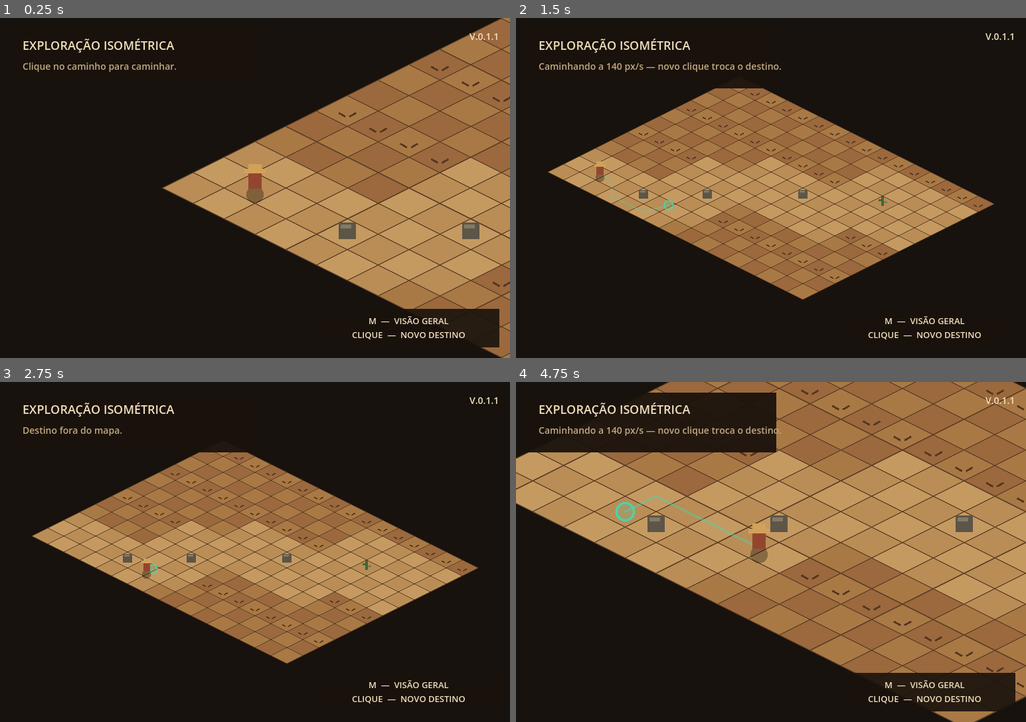
Above: before the commit, frames 1-4 (two rows, left to right).
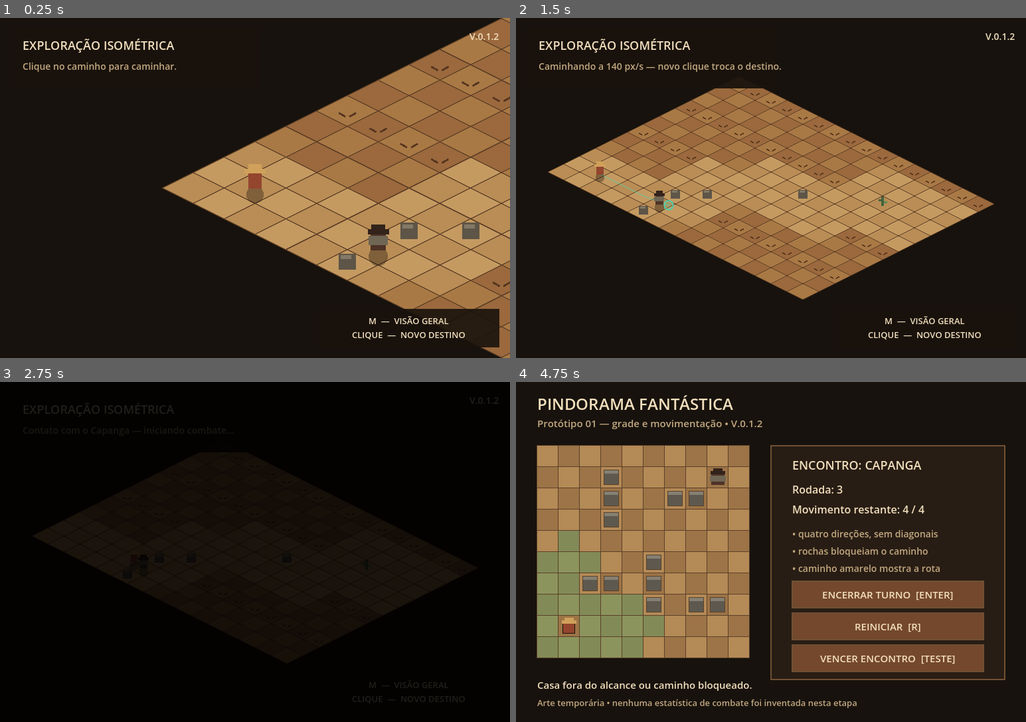
Above: after the commit, the same moments.

Repository: Miyzuu/Masmorras-Monstros-Mandigas
Game: Godot game, scene res://scenes/exploration.tscn
Two runs of this game, one before a commit and one after it. Both use one fixed random seed, a clock stepped at 60 frames per second and the inputs below.
Inputs (mouse positions are in pixels of both pictures, inside the frame that each line leads up to):
- Up to frame 1 (0.25 s): no input
- Up to frame 2 (1.5 s): tap Enter at 0.5, 1.35 s; move the mouse to (883, 171) at 0.52 s; tap M at 0.6 s; click (883, 171) at 0.67 s; tap Space at 1.25 s; move the mouse to (669, 205) at 1.27 s; click (669, 205) at 1.42 s
- Up to frame 3 (2.75 s): move the mouse to (306, 477) at 2.02 s; tap Keypad Enter at 2.1 s; click (306, 477) at 2.17 s
- Up to frame 4 (4.75 s): move the mouse to (745, 620) at 2.77 s; tap R at 2.85 s; click (745, 620) at 2.92 s; move the mouse to (924, 603) at 3.52 s; tap M at 3.6 s; click (924, 603) at 3.67 s; move the mouse to (618, 501) at 4.27 s; tap Enter at 4.35 s; click (618, 501) at 4.42 s

The runs differ from the first frame. In frame 1, 0.9% of the frame differs, in the area x 66-98%, y 4-75%; in frame 2, 0.3%; in frame 3, 29%; in frame 4, 69%, in the area x 0-100%, y 0-100%.

Commit message:
V.0.1.2 — Primeiro encontro e transição para combate
Adiciona o Capanga parado no caminho e inicia o encontro por contato físico com transição de 0,5 segundo.

Inclui vitória simulada, retorno à mesma posição, remoção do inimigo derrotado, persistência entre cenas e testes automatizados do fluxo.

Diff:
--- a/project.godot
+++ b/project.godot
@@ -11,9 +11,13 @@
 [application]
 
 config/name="Pindorama Fantástica — Protótipo"
-config/version="V.0.1.1"
+config/version="V.0.1.2"
 run/main_scene="res://scenes/exploration.tscn"
 config/features=PackedStringArray("4.7")
+
+[autoload]
+
+GameState="*res://scripts/game_state.gd"
 
 [display]
 
--- a/scenes/exploration.tscn
+++ b/scenes/exploration.tscn
@@ -67,3 +67,13 @@
 text = "M  —  VISÃO GERAL\nCLIQUE  —  NOVO DESTINO"
 horizontal_alignment = 1
 vertical_alignment = 1
+
+[node name="FadeLayer" type="CanvasLayer" parent="."]
+layer = 100
+
+[node name="Fade" type="ColorRect" parent="FadeLayer"]
+offset_right = 768.0
+offset_bottom = 512.0
+mouse_filter = 2
+color = Color(0, 0, 0, 1)
+modulate = Color(1, 1, 1, 0)
--- a/scenes/main.tscn
+++ b/scenes/main.tscn
@@ -4,3 +4,12 @@
 
 [node name="Main" type="Node2D"]
 script = ExtResource("1_main")
+
+[node name="FadeLayer" type="CanvasLayer" parent="."]
+layer = 100
+
+[node name="Fade" type="ColorRect" parent="FadeLayer"]
+offset_right = 768.0
+offset_bottom = 512.0
+mouse_filter = 2
+color = Color(0, 0, 0, 1)
--- a/scripts/exploration.gd
+++ b/scripts/exploration.gd
@@ -7,6 +7,9 @@
 const CLOSE_ZOOM := Vector2(1.45, 1.45)
 const CAMERA_FOLLOW_SPEED := 8.0
 const CAMERA_TRANSITION_TIME := 0.28
+const FADE_DURATION := 0.5
+const CONTACT_DISTANCE := 23.0
+const COMBAT_SCENE := "res://scenes/main.tscn"
 
 const COLOR_VOID := Color("17120d")
 const COLOR_GROUND_A := Color("a97945")
@@ -21,12 +24,18 @@
 const COLOR_CACTUS_LIGHT := Color("668656")
 const COLOR_PLAYER_COAT := Color("94452e")
 const COLOR_PLAYER_HAT := Color("d1a15b")
+const COLOR_ENEMY_COAT := Color("4f3327")
+const COLOR_ENEMY_ARMOR := Color("6f6654")
+const COLOR_ENEMY_HAT := Color("33231b")
 const COLOR_MAGIC := Color("44d6b3")
 const COLOR_ROUTE := Color(0.27, 0.84, 0.70, 0.45)
 
 const PLAYER_START := Vector2i(1, 10)
+const CAPANGA_ID := "capanga_01"
+const CAPANGA_CELL := Vector2i(5, 10)
 const ROAD_OBSTACLES = [
-	Vector2i(4, 10),
+	Vector2i(5, 9),
+	Vector2i(5, 11),
 	Vector2i(6, 8),
 	Vector2i(9, 5),
 	Vector2i(12, 3),
@@ -36,6 +45,7 @@
 @onready var camera: Camera2D = $Camera2D
 @onready var status_label: Label = $Interface/TopPanel/Status
 @onready var version_label: Label = $Interface/Version
+@onready var fade: ColorRect = $FadeLayer/Fade
 
 var astar := AStarGrid2D.new()
 var movement_path := PackedVector2Array()
@@ -45,20 +55,36 @@
 var overview_enabled := false
 var camera_transitioning := false
 var camera_tween: Tween
+var capanga_active := true
+var encounter_transitioning := false
 
 
 func _ready() -> void:
 	_setup_pathfinding()
-	player_anchor.position = _cell_to_world(PLAYER_START)
+	var start_position := _cell_to_world(PLAYER_START)
+	var returned_from_combat: bool = GameState.returning_from_combat
+	player_anchor.position = GameState.consume_return_position(start_position)
+	capanga_active = not GameState.is_encounter_defeated(CAPANGA_ID)
 	camera.position = player_anchor.position
 	camera.zoom = CLOSE_ZOOM
 	version_label.text = str(ProjectSettings.get_setting("application/config/version", "V.0.0.0"))
-	_update_status("Clique no caminho para caminhar.")
+
+	if returned_from_combat:
+		fade.modulate.a = 1.0
+		var return_tween := create_tween()
+		return_tween.tween_property(fade, "modulate:a", 0.0, FADE_DURATION)
+		_update_status("Capanga vencido — caminho liberado.")
+		GameState.acknowledge_return()
+	else:
+		fade.modulate.a = 0.0
+		_update_status("Clique no caminho para caminhar.")
+
 	queue_redraw()
 
 
 func _physics_process(delta: float) -> void:
 	_move_player(delta)
+	_check_enemy_contact()
 
 	if not overview_enabled and not camera_transitioning:
 		var follow_weight := 1.0 - exp(-CAMERA_FOLLOW_SPEED * delta)
@@ -66,6 +92,9 @@
 
 
 func _unhandled_input(event: InputEvent) -> void:
+	if encounter_transitioning:
+		return
+
 	if event is InputEventKey and event.pressed and not event.echo:
 		if event.keycode == KEY_M:
 			_toggle_overview()
@@ -156,6 +185,33 @@
 			_update_status("Destino alcançado.")
 
 	queue_redraw()
+
+
+func _check_enemy_contact() -> void:
+	if not capanga_active or encounter_transitioning:
+		return
+
+	var capanga_position := _cell_to_world(CAPANGA_CELL)
+	if player_anchor.position.distance_to(capanga_position) <= CONTACT_DISTANCE:
+		_begin_encounter()
+
+
+func _begin_encounter() -> void:
+	encounter_transitioning = true
+	movement_path.clear()
+	path_index = 0
+	has_destination = false
+	GameState.begin_encounter(CAPANGA_ID, player_anchor.position)
+	_update_status("Contato com o Capanga — iniciando combate...")
+
+	var fade_tween := create_tween()
+	fade_tween.tween_property(fade, "modulate:a", 1.0, FADE_DURATION)
+	fade_tween.tween_callback(_open_combat_scene)
+	queue_redraw()
+
+
+func _open_combat_scene() -> void:
+	get_tree().change_scene_to_file(COMBAT_SCENE)
 
 
 func _toggle_overview() -> void:
@@ -255,6 +311,7 @@
 	_draw_tiles()
 	_draw_route_preview()
 	_draw_destination()
+	_draw_capanga()
 	_draw_player()
 
 
@@ -326,6 +383,18 @@
 	draw_arc(destination_marker, 9.0, 0.0, TAU, 24, COLOR_MAGIC, 2.0, true)
 
 
+func _draw_capanga() -> void:
+	if not capanga_active:
+		return
+
+	var position := _cell_to_world(CAPANGA_CELL)
+	draw_circle(position + Vector2(0.0, 7.0), 10.0, Color(0.08, 0.05, 0.03, 0.35))
+	draw_rect(Rect2(position + Vector2(-8.0, -18.0), Vector2(16.0, 19.0)), COLOR_ENEMY_COAT, true)
+	draw_rect(Rect2(position + Vector2(-10.0, -14.0), Vector2(20.0, 9.0)), COLOR_ENEMY_ARMOR, true)
+	draw_rect(Rect2(position + Vector2(-11.0, -21.0), Vector2(22.0, 5.0)), COLOR_ENEMY_HAT, true)
+	draw_rect(Rect2(position + Vector2(-7.0, -26.0), Vector2(14.0, 6.0)), COLOR_ENEMY_HAT, true)
+
+
 func _draw_player() -> void:
 	var position := player_anchor.position
 	draw_circle(position + Vector2(0.0, 7.0), 9.0, Color(0.08, 0.05, 0.03, 0.35))
--- /dev/null
+++ b/scripts/game_state.gd
@@ -0,0 +1,51 @@
+extends Node
+
+var defeated_encounters: Dictionary = {}
+var active_encounter_id := ""
+var return_position := Vector2.ZERO
+var return_position_pending := false
+var returning_from_combat := false
+
+
+func begin_encounter(encounter_id: String, player_position: Vector2) -> void:
+	active_encounter_id = encounter_id
+	return_position = player_position
+	return_position_pending = true
+	returning_from_combat = false
+
+
+func complete_active_encounter() -> void:
+	if active_encounter_id.is_empty():
+		return
+
+	defeated_encounters[active_encounter_id] = true
+	active_encounter_id = ""
+	returning_from_combat = true
+
+
+func is_encounter_defeated(encounter_id: String) -> bool:
+	return bool(defeated_encounters.get(encounter_id, false))
+
+
+func has_return_position() -> bool:
+	return return_position_pending
+
+
+func consume_return_position(fallback: Vector2) -> Vector2:
+	if not return_position_pending:
+		return fallback
+
+	return_position_pending = false
+	return return_position
+
+
+func acknowledge_return() -> void:
+	returning_from_combat = false
+
+
+func reset_session() -> void:
+	defeated_encounters.clear()
+	active_encounter_id = ""
+	return_position = Vector2.ZERO
+	return_position_pending = false
+	returning_from_combat = false
--- a/scripts/main.gd
+++ b/scripts/main.gd
@@ -7,10 +7,14 @@
 const TILE_SIZE := 32
 const BOARD_ORIGIN := Vector2(32.0, 96.0)
 const HERO_START := Vector2i(1, 8)
+const CAPANGA_CELL := Vector2i(8, 1)
 const MOVEMENT_PER_TURN := 4
-
-const END_TURN_RECT := Rect2(416.0, 320.0, 288.0, 48.0)
-const RESET_RECT := Rect2(416.0, 384.0, 288.0, 48.0)
+const FADE_DURATION := 0.5
+const EXPLORATION_SCENE := "res://scenes/exploration.tscn"
+
+const END_TURN_RECT := Rect2(416.0, 300.0, 288.0, 40.0)
+const RESET_RECT := Rect2(416.0, 348.0, 288.0, 40.0)
+const WIN_RECT := Rect2(416.0, 396.0, 288.0, 40.0)
 
 const COLOR_BACKGROUND := Color("17120d")
 const COLOR_PANEL := Color("281d14")
@@ -24,6 +28,9 @@
 const COLOR_ROCK_LIGHT := Color("858073")
 const COLOR_HERO_COAT := Color("94452e")
 const COLOR_HERO_HAT := Color("d1a15b")
+const COLOR_ENEMY_COAT := Color("4f3327")
+const COLOR_ENEMY_ARMOR := Color("6f6654")
+const COLOR_ENEMY_HAT := Color("33231b")
 const COLOR_TEXT := Color("f2dfbd")
 const COLOR_TEXT_DIM := Color("c2a880")
 const COLOR_BUTTON := Color("74482c")
@@ -53,15 +60,24 @@
 var notice := "Clique em uma casa verde para mover."
 var mouse_position := Vector2.ZERO
 var game_version := "V.0.0.0"
+var encounter_transitioning := false
+
+@onready var fade: ColorRect = $FadeLayer/Fade
 
 
 func _ready() -> void:
 	game_version = str(ProjectSettings.get_setting("application/config/version", "V.0.0.0"))
+	fade.modulate.a = 1.0
+	var fade_tween := create_tween()
+	fade_tween.tween_property(fade, "modulate:a", 0.0, FADE_DURATION)
 	_rebuild_reachable()
 	queue_redraw()
 
 
 func _unhandled_input(event: InputEvent) -> void:
+	if encounter_transitioning:
+		return
+
 	if event is InputEventMouseMotion:
 		mouse_position = event.position
 		_update_hover(event.position)
@@ -77,6 +93,8 @@
 			_end_turn()
 		elif RESET_RECT.has_point(event.position):
 			_reset_prototype()
+		elif WIN_RECT.has_point(event.position):
+			_complete_debug_encounter()
 		else:
 			_try_move_to(_screen_to_cell(event.position))
 		queue_redraw()
@@ -125,6 +143,24 @@
 	_update_hover(mouse_position)
 
 
+func _complete_debug_encounter() -> void:
+	if GameState.active_encounter_id.is_empty():
+		notice = "Entre nesta arena pelo contato com o Capanga."
+		return
+
+	encounter_transitioning = true
+	GameState.complete_active_encounter()
+	notice = "Vitória simulada — retornando à exploração."
+
+	var fade_tween := create_tween()
+	fade_tween.tween_property(fade, "modulate:a", 1.0, FADE_DURATION)
+	fade_tween.tween_callback(_return_to_exploration)
+
+
+func _return_to_exploration() -> void:
+	get_tree().change_scene_to_file(EXPLORATION_SCENE)
+
+
 func _rebuild_reachable() -> void:
 	reachable = GridRulesScript.reachable_distances(
 		hero_cell,
@@ -218,6 +254,7 @@
 				_draw_rock(cell_rect)
 
 	_draw_hero(_cell_rect(hero_cell))
+	_draw_capanga(_cell_rect(CAPANGA_CELL))
 
 
 func _draw_rock(cell_rect: Rect2) -> void:
@@ -235,13 +272,21 @@
 	draw_rect(Rect2(cell_rect.position + Vector2(9.0, 3.0), Vector2(14.0, 6.0)), COLOR_HERO_HAT, true)
 
 
+func _draw_capanga(cell_rect: Rect2) -> void:
+	var body_rect := Rect2(cell_rect.position + Vector2(6.0, 8.0), Vector2(20.0, 19.0))
+	draw_rect(body_rect, COLOR_ENEMY_COAT, true)
+	draw_rect(Rect2(cell_rect.position + Vector2(4.0, 13.0), Vector2(24.0, 9.0)), COLOR_ENEMY_ARMOR, true)
+	draw_rect(Rect2(cell_rect.position + Vector2(5.0, 6.0), Vector2(22.0, 5.0)), COLOR_ENEMY_HAT, true)
+	draw_rect(Rect2(cell_rect.position + Vector2(9.0, 2.0), Vector2(14.0, 6.0)), COLOR_ENEMY_HAT, true)
+
+
 func _draw_side_panel() -> void:
 	var font := ThemeDB.fallback_font
 	var panel_rect := Rect2(384.0, 96.0, 352.0, 352.0)
 	draw_rect(panel_rect, COLOR_PANEL, true)
 	draw_rect(panel_rect, COLOR_PANEL_BORDER, false, 2.0)
 
-	draw_string(font, Vector2(416.0, 132.0), "TURNO DO CANGACEIRO", HORIZONTAL_ALIGNMENT_LEFT, -1.0, 18, COLOR_TEXT)
+	draw_string(font, Vector2(416.0, 132.0), "ENCONTRO: CAPANGA", HORIZONTAL_ALIGNMENT_LEFT, -1.0, 18, COLOR_TEXT)
 	draw_string(font, Vector2(416.0, 168.0), "Rodada: %d" % round_number, HORIZONTAL_ALIGNMENT_LEFT, -1.0, 16, COLOR_TEXT)
 	draw_string(
 		font,
@@ -258,6 +303,7 @@
 
 	_draw_button(END_TURN_RECT, "ENCERRAR TURNO  [ENTER]")
 	_draw_button(RESET_RECT, "REINICIAR  [R]")
+	_draw_button(WIN_RECT, "VENCER ENCONTRO  [TESTE]")
 
 
 func _draw_button(rect: Rect2, label: String) -> void:
@@ -267,7 +313,7 @@
 	draw_rect(rect, COLOR_PANEL_BORDER, false, 2.0)
 	draw_string(
 		font,
-		Vector2(rect.position.x, rect.position.y + 30.0),
+		Vector2(rect.position.x, rect.position.y + 26.0),
 		label,
 		HORIZONTAL_ALIGNMENT_CENTER,
 		rect.size.x,
--- /dev/null
+++ b/tests/test_encounter_flow.gd
@@ -0,0 +1,62 @@
+extends SceneTree
+
+var failures: Array[String] = []
+
+
+func _initialize() -> void:
+	call_deferred("_run")
+
+
+func _run() -> void:
+	var game_state := root.get_node("GameState")
+	game_state.call("reset_session")
+
+	var packed_scene := load("res://scenes/exploration.tscn") as PackedScene
+	_expect(packed_scene != null, "A cena de exploração deve carregar.")
+	if packed_scene == null:
+		_finish(game_state)
+		return
+
+	var exploration := packed_scene.instantiate()
+	root.add_child(exploration)
+	await process_frame
+
+	_expect(bool(exploration.get("capanga_active")), "O Capanga deve começar ativo.")
+	var capanga_world: Vector2 = exploration.call("_cell_to_world", Vector2i(5, 10))
+	var player := exploration.get_node("PlayerAnchor") as Node2D
+	player.position = capanga_world
+	exploration.call("_check_enemy_contact")
+
+	_expect(str(game_state.get("active_encounter_id")) == "capanga_01", "O contato deve iniciar o encontro.")
+	_expect(bool(exploration.get("encounter_transitioning")), "O fade de entrada deve ser iniciado.")
+	game_state.call("complete_active_encounter")
+	exploration.queue_free()
+	await process_frame
+
+	var returned_exploration := packed_scene.instantiate()
+	root.add_child(returned_exploration)
+	await process_frame
+
+	var returned_player := returned_exploration.get_node("PlayerAnchor") as Node2D
+	_expect(not bool(returned_exploration.get("capanga_active")), "O Capanga vencido deve desaparecer.")
+	_expect(returned_player.position.distance_to(capanga_world) <= 1.0, "O jogador deve retornar ao mesmo ponto.")
+
+	returned_exploration.queue_free()
+	_finish(game_state)
+
+
+func _expect(condition: bool, message: String) -> void:
+	if not condition:
+		failures.append(message)
+
+
+func _finish(game_state: Node) -> void:
+	game_state.call("reset_session")
+	if failures.is_empty():
+		print("TESTE_ENCONTRO_OK")
+		quit(0)
+		return
+
+	for failure in failures:
+		push_error(failure)
+	quit(1)
--- a/tests/test_exploration.gd
+++ b/tests/test_exploration.gd
@@ -18,7 +18,7 @@
 	root.add_child(exploration)
 	await process_frame
 
-	var target_cell := Vector2i(5, 9)
+	var target_cell := Vector2i(3, 10)
 	var target_world: Vector2 = exploration.call("_cell_to_world", target_cell)
 	exploration.call("_set_destination", target_world)
 
Not shown, added: scripts/game_state.gd.uid
Not shown, added: tests/test_encounter_flow.gd.uid
Not shown, changed: CHANGELOG.md
Not shown, changed: GDD_MVP.md
Not shown, changed: README.md
Not shown, changed: VERSION
